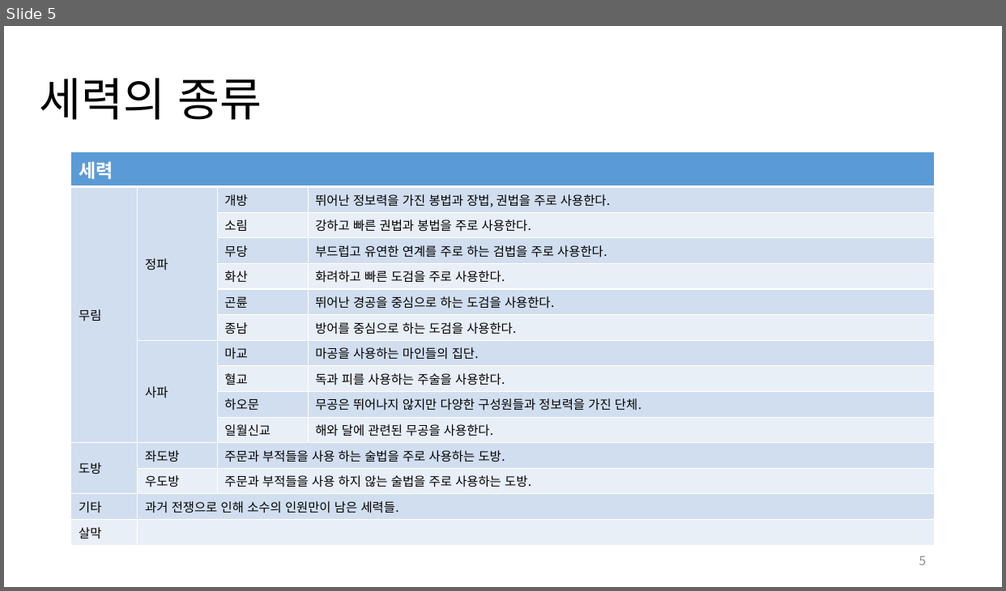
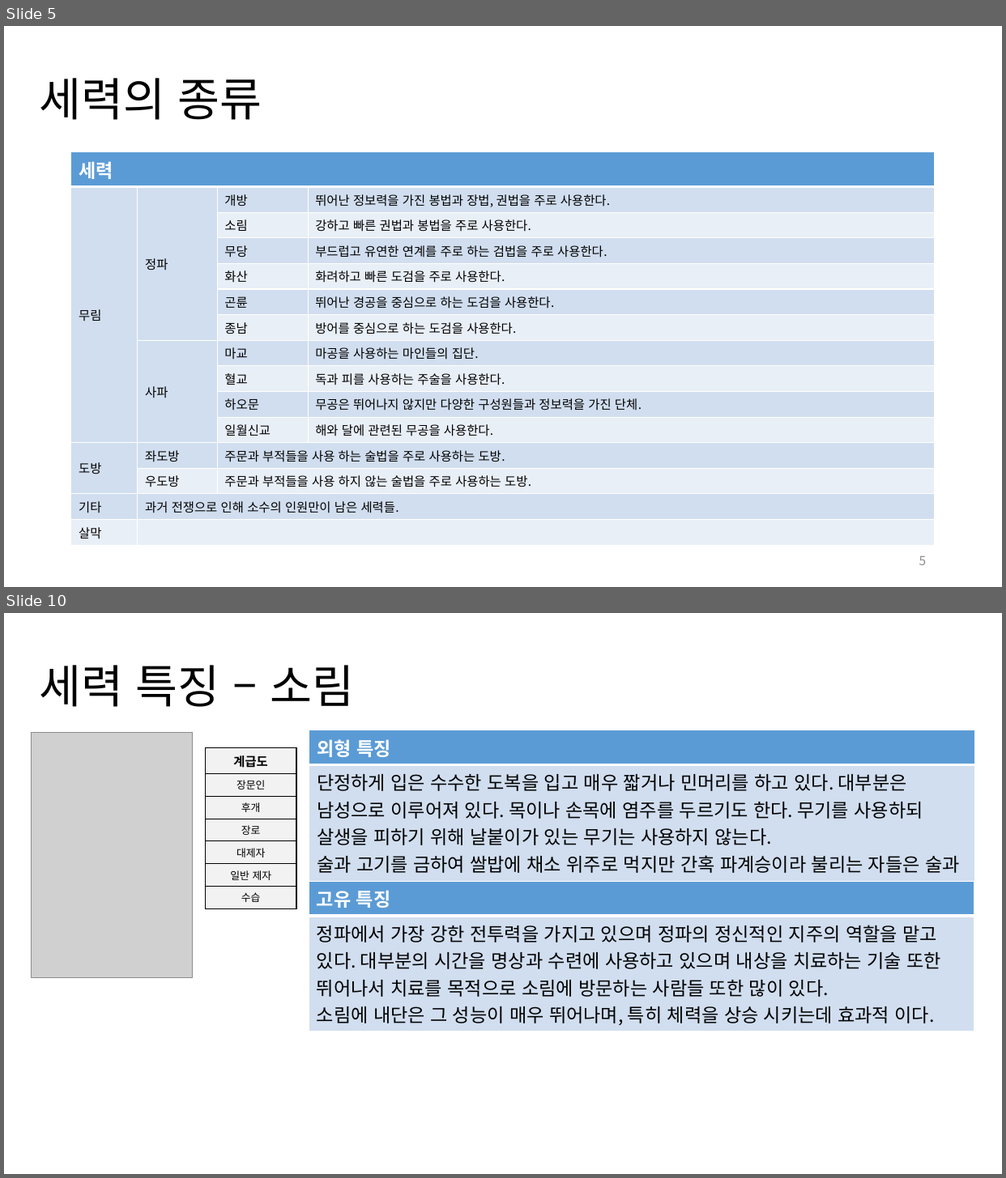
Before and after one commit to yjk0401/unityenginebasic_9th, a slide deck: 기획/세력 기획서.pptx. Shown one above the other, each under a label of ours: slide 5 before the commit, slides 5 and 10 after it; the slides between them are not shown. The pictures are 1006x591 and 1006x1178 pixels, drawn with LibreOffice and Linux fonts; fonts in the diff are those of the drawing; grey boxes stand for pictures. Boxes give left, top, right and bottom in pixels: in the first picture for what was removed or moved away, otherwise in the second. Text is boxed around its words. In the diff, an @@ line names an element or a change of style, - is before the commit and + after.

```diff
--- a/기획/세력 기획서.pptx
+++ b/기획/세력 기획서.pptx
@@ slide 10 added at [4, 613, 1002, 1174], background #FFFFFF @@
@@ title added at [39, 665, 355, 707], 44 pt, text #000000 @@
+세력 특징 – 소림
@@ picture added at [32, 732, 193, 978] @@
@@ table added at [309, 730, 975, 906], 2 rows, 1 columns @@
+외형 특징
+단정하게 입은 수수한 도복을 입고 매우 짧거나 민머리를 하고 있다. 대부분은 남성으로 이루어져 있다. 목이나 손목에 염주를 두르기도 한다. 무기를 사용하되 살생을 피하기 위해 날붙이가 있는 무기는 사용하지 않는다. / 술과 고기를 금하여 쌀밥에 채소 위주로 먹지만 간혹 파계승이라 불리는 자들은 술과 고기를 먹는다.
@@ table added at [206, 748, 296, 905], 7 rows, 1 columns @@
+계급도
+장문인
+후개
+장로
+대제자
+일반 제자
+수습
@@ table added at [309, 881, 975, 1032], 2 rows, 1 columns @@
+고유 특징
+정파에서 가장 강한 전투력을 가지고 있으며 정파의 정신적인 지주의 역할을 맡고 있다. 대부분의 시간을 명상과 수련에 사용하고 있으며 내상을 치료하는 기술 또한 뛰어나서 치료를 목적으로 소림에 방문하는 사람들 또한 많이 있다. / 소림에 내단은 그 성능이 매우 뛰어나며, 특히 체력을 상승 시키는데 효과적 이다.
```
Also in this commit, not shown: 13 slides changed, 3 other slides added, 4 other files.
